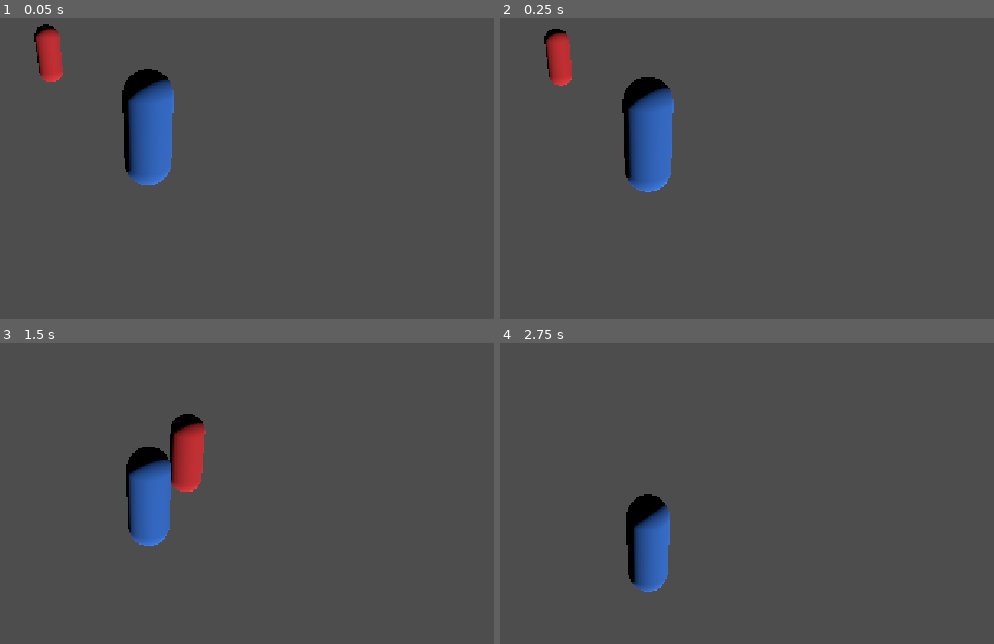
Above: before the commit, frames 1-4 (two rows, left to right).
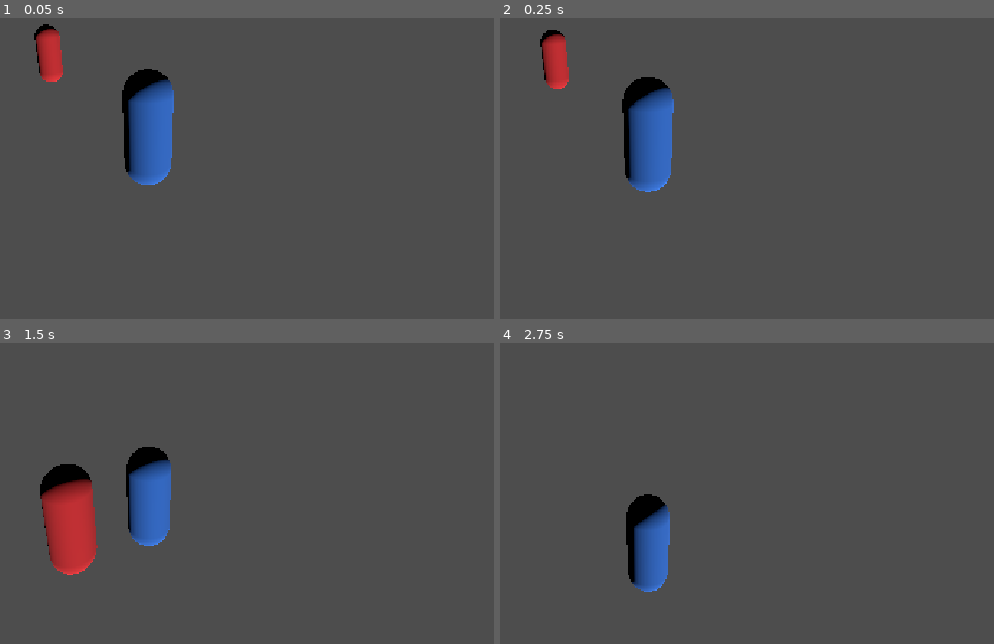
Above: after the commit, the same moments.

Repository: maciasisaac322-sys/Parcial_Corte2
Game: Godot game, scene res://Nivel.tscn
The game is run twice, just before and just after one commit, with the same random seed, the same clock (stepped at 60 frames per second) and the same inputs.
Inputs (mouse positions are in pixels of both pictures, inside the frame that each line leads up to):
- Up to frame 1 (0.05 s): no input
- Up to frame 2 (0.25 s): no input
- Up to frame 3 (1.5 s): move the mouse to (192, 418) at 0.52 s; hold W (move_up) from 0.53 s (still down); tap E (accion) at 0.6, 1.35 s; tap Space (saltar) at 0.77 s; move the mouse to (108, 421) at 1.27 s
- Up to frame 4 (2.75 s): keep holding W (move_up); tap Space (saltar) at 1.52 s; move the mouse to (667, 412) at 2.02 s; tap E (accion) at 2.1 s

The runs differ from the first frame. In frame 1, less than 0.1% of the frame differs, in the area x 6-13%, y 2-22%; in frame 2, 0.5%; in frame 3, 5.0%, in the area x 8-42%, y 23-78%; in frame 4, nothing differs.

Commit message:
Arbol de decisiones completado

Diff:
--- a/Assets/enemigo_ia.gd
+++ b/Assets/enemigo_ia.gd
@@ -69,8 +69,14 @@
 ## la condición de perseguir también se cumple. Piensa cuál condición debe
 ## revisarse PRIMERO para que las demás no se la "roben".
 func _decidir_estado(distancia: float, lo_veo: bool) -> Estado:
-	# TODO: reemplazar esta línea por la lógica completa descrita arriba.
-	return Estado.PATRULLAR
+	if vida <= vida_huida and distancia <= rango_vision:
+		return Estado.HUIR
+	elif distancia <= rango_ataque and lo_veo:
+		return Estado.ATACAR
+	elif distancia <= rango_vision and lo_veo:
+		return Estado.PERSEGUIR
+	else:
+		return Estado.PATRULLAR
 
 
 ## Le hace daño al enemigo. Devuelve la vida restante.
